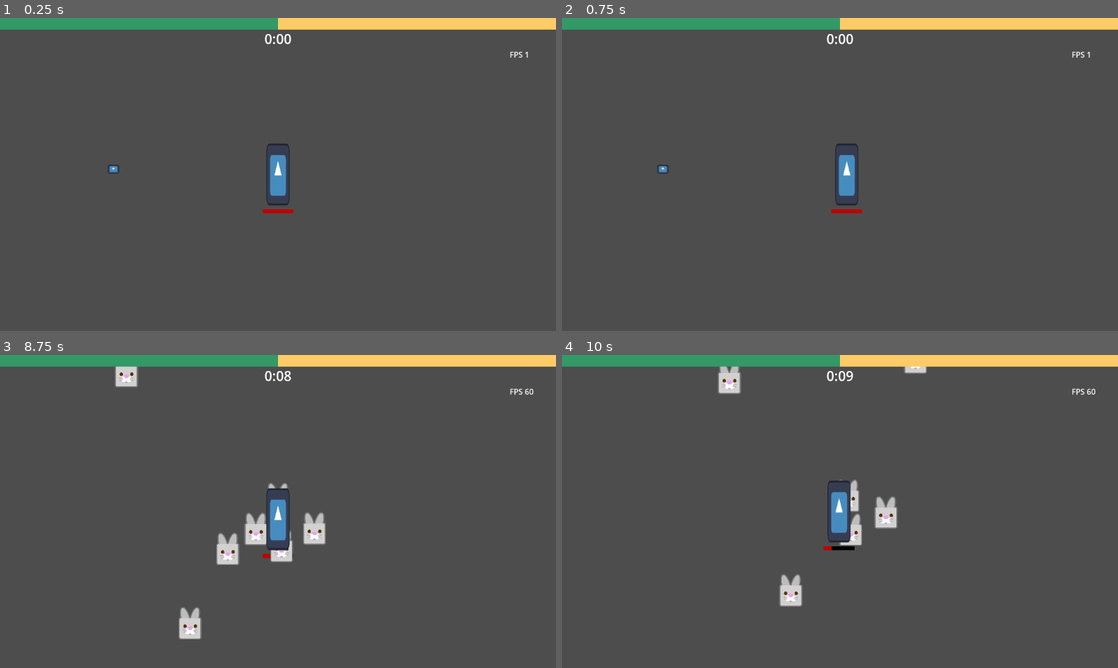
Above: before the commit, frames 1-4 (two rows, left to right).
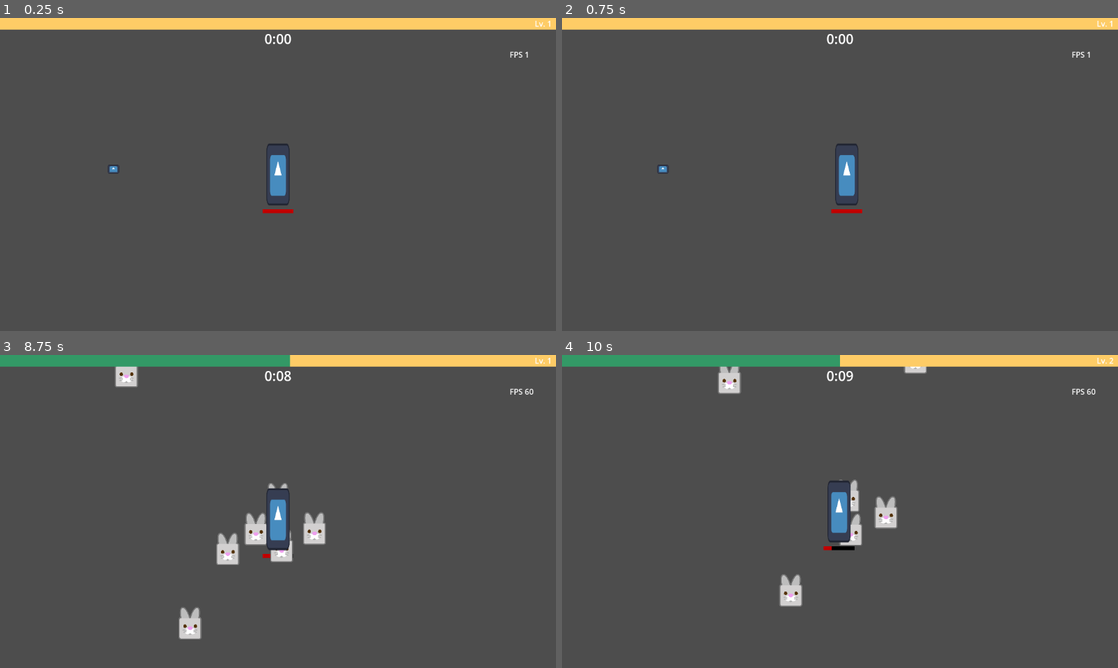
Above: after the commit, the same moments.

Repository: Boushitou/Q3_Nil_Survivor
Game: Godot game, scene res://Scenes/main_game.tscn
Two runs of this game, one before a commit and one after it. Both use one fixed random seed, a clock stepped at 60 frames per second and the inputs below. The engine's default icon, where the game draws it, is replaced by a stand-in: a white triangle on a blue panel in a dark square.
Inputs:
- Up to frame 1 (0.25 s): no input
- Up to frame 2 (0.75 s): tap Enter at 0.5 s; hold D (move_right) from 0.53 s (still down)
- Up to frame 3 (8.75 s): release D (move_right) at 1.28 s; hold S (move_down) 1.28-2.03 s; hold D (move_right) 2.03-2.78 s; hold W (move_up) 2.78-3.53 s; hold Q (move_left) 3.53-5.03 s; hold S (move_down) 5.03-5.78 s; hold D (move_right) 5.78-6.53 s; hold W (move_up) 6.53-7.28 s; hold D (move_right) 7.28-8.03 s; hold S (move_down) from 8.03 s (still down)
- Up to frame 4 (10 s): release S (move_down) at 8.78 s; hold Q (move_left) 8.78-9.5 s; click "Heart Amulet" at 9.5 s

The runs differ from the first frame. In frame 1, 1.9% of the frame differs, in the area x 0-99%, y 0-4%; in frame 2, 1.9%; in frame 3, 0.1%; in frame 4, less than 0.1%.

Commit message:
Implemented a working and smooth xp bar.

Diff:
--- a/Scenes/GameCanvas.tscn
+++ b/Scenes/GameCanvas.tscn
@@ -1,6 +1,6 @@
-[gd_scene load_steps=15 format=3 uid="uid://cjegdqifbh18b"]
+[gd_scene load_steps=16 format=3 uid="uid://cjegdqifbh18b"]
 
-[ext_resource type="Script" path="res://Scripts/FpsCounter.gd" id="1_j1xen"]
+[ext_resource type="Script" path="res://Scripts/UIs/FpsCounter.gd" id="1_j1xen"]
 [ext_resource type="Script" path="res://Scripts/Items/ItemSelector.gd" id="2_kiayn"]
 [ext_resource type="Resource" uid="uid://c4217x5uvoog0" path="res://Data/Items/Passives/0_thot_amulet.tres" id="3_jcwfr"]
 [ext_resource type="Resource" uid="uid://jd7mc3sucqv5" path="res://Data/Items/Passives/1_winged_scarab.tres" id="4_2t64w"]
@@ -13,6 +13,7 @@
 [ext_resource type="Resource" uid="uid://c7p64if204yio" path="res://Data/Items/Weapons/8_kopesh.tres" id="11_kf8p0"]
 [ext_resource type="Texture2D" uid="uid://cwok782vrw060" path="res://Assets/Square.png" id="12_l6qja"]
 [ext_resource type="Script" path="res://Scripts/Systems/TimerSurvival.gd" id="13_4ttek"]
+[ext_resource type="Script" path="res://Scripts/UIs/XpProgressBar.gd" id="13_nsfak"]
 
 [sub_resource type="CanvasTexture" id="CanvasTexture_uty8b"]
 
@@ -58,16 +59,27 @@
 offset_right = 1152.0
 offset_bottom = 64.0
 
-[node name="XpProgressBar" type="TextureProgressBar" parent="CharacterInformations"]
+[node name="XpProgressBar" type="TextureProgressBar" parent="CharacterInformations" node_paths=PackedStringArray("level_label")]
 layout_mode = 0
 offset_right = 1152.0
 offset_bottom = 24.0
+step = 0.0
 value = 50.0
 nine_patch_stretch = true
 texture_under = ExtResource("12_l6qja")
 texture_progress = ExtResource("12_l6qja")
 tint_under = Color(0.996078, 0.8, 0.4, 1)
 tint_progress = Color(0.2, 0.6, 0.4, 1)
+script = ExtResource("13_nsfak")
+level_label = NodePath("../Label")
+
+[node name="Label" type="Label" parent="CharacterInformations"]
+layout_mode = 0
+offset_left = 1080.0
+offset_right = 1143.0
+offset_bottom = 23.0
+text = "Lv. 9999"
+horizontal_alignment = 2
 
 [node name="SurvivalTimer" type="Node" parent="." node_paths=PackedStringArray("timer_label")]
 unique_name_in_owner = true
--- a/Scenes/Player.tscn
+++ b/Scenes/Player.tscn
@@ -9,7 +9,7 @@
 [ext_resource type="Script" path="res://Scripts/Systems/Health.gd" id="6_lf85x"]
 [ext_resource type="Texture2D" uid="uid://cwok782vrw060" path="res://Assets/Square.png" id="7_77ed3"]
 [ext_resource type="Script" path="res://Scripts/Items/Inventory.gd" id="7_mn01f"]
-[ext_resource type="Script" path="res://Scripts/Systems/HealthBar.gd" id="8_y1rp1"]
+[ext_resource type="Script" path="res://Scripts/UIs/HealthBar.gd" id="8_y1rp1"]
 [ext_resource type="Script" path="res://Scripts/Player/PlayerAttack.gd" id="9_4gebf"]
 [ext_resource type="Resource" uid="uid://c7p64if204yio" path="res://Data/Items/Weapons/8_kopesh.tres" id="10_3t0p2"]
 
--- /dev/null
+++ b/Scenes/XpProgressBar.gd
@@ -0,0 +1 @@
+extends "res://Scripts/UIs/XpProgressBar.gd"
--- a/Scripts/Items/ItemSelector.gd
+++ b/Scripts/Items/ItemSelector.gd
@@ -17,7 +17,7 @@
 func _ready():
 	inventory = get_tree().get_nodes_in_group("player")[0].get_node("Inventory")
 	player_stats = get_tree().get_nodes_in_group("player")[0].get_node("PlayerStats")
-	player_stats.connect("level_up_signal", make_parent_visible)
+	SignalBus.connect("level_up_signal", make_parent_visible)
 
 	total_items.append_array(passive_items)
 	total_items.append_array(weapons)
@@ -120,13 +120,14 @@
 		total_items.remove_at(index)
 
 
-func make_parent_visible():
+func make_parent_visible(_level : int, _next_xp : int, _current_xp : int):
 	get_parent().visible = true
 
 
 func make_parent_not_visible(_added_item : Items):
 	get_parent().visible = false
 	get_tree().paused = false
+	Engine.time_scale = 1.0
 
 
 func _on_visibility_changed():
--- a/Scripts/Items/Weapons/WeaponsCollision.gd
+++ b/Scripts/Items/Weapons/WeaponsCollision.gd
@@ -21,7 +21,6 @@
 
 func set_weapon(weapon_data : Items, player_stats : PlayerStats):
 	damage = weapon_data.item.get_damage(weapon_data.level - 1) * player_stats.get_stat_value("power")
-	print("damage: ", damage)
 
 
 func _on_area_entered(area):
@@ -41,4 +40,7 @@
 #this should ensure that ennemies are not in the array anymore and should not die
 #outside of weapon range (because of the pool system)
 func _on_kopesh_hidden():
+	for enemy in enemies_in_range:
+		if not enemy.is_visible():
+			enemies_in_range.erase(enemy)
 	enemies_in_range.clear()
--- a/Scripts/Player/PlayerStats.gd
+++ b/Scripts/Player/PlayerStats.gd
@@ -6,12 +6,10 @@
 
 #region leveling value
 const BASE_XP = 5
-const GROWTH_FACTOR = 1.2
+const GROWTH_FACTOR = 1.2 #1.2
 var next_xp : int = BASE_XP
 var current_xp = 0
 var level_up_queue = 0 #if the player level up too many times at once
-
-signal level_up_signal()
 #endregion
 
 # Called when the node enters the scene tree for the first time.
@@ -45,7 +43,7 @@
 	if level_up_queue < 0:
 		level_up_queue = 0
 
-	level_up_signal.emit()
+	SignalBus.level_up_signal.emit(level, next_xp, current_xp)
 
 
 func increase_stat(stat_name : String, value):
--- a/Scripts/Systems/HealthBar.gd
+++ b/Scripts/UIs/HealthBar.gd
@@ -1,19 +1,18 @@
-extends TextureProgressBar
-class_name HealthBar
+extends "res://Scripts/UIs/SmoothProgressBar.gd"
 
 @export var health : Health
-
 
 func _ready() -> void:
 	health.connect("change_health_signal", update_texture_value)
 	health.connect("health_upgrade_signal", update_texture_max_value)
 	max_value = health.total_health
-	value = max_value
+	target_value = health.total_health
+	current_value = target_value
+	value = current_value
 
 
 func update_texture_value(current_health : int):
-	value = current_health
-
+	target_value = current_health
 
 func update_texture_max_value(total_health : int):
 	max_value = total_health
--- /dev/null
+++ b/Scripts/UIs/SmoothProgressBar.gd
@@ -0,0 +1,11 @@
+extends TextureProgressBar
+class_name SmoothProgressBar
+
+var current_value : float
+var target_value : float
+
+
+func _process(delta: float) -> void:
+	if current_value != target_value:
+		current_value = Utilities.smooth_fill(current_value, target_value, 10, delta)
+		self.value = current_value
--- /dev/null
+++ b/Scripts/UIs/XpProgressBar.gd
@@ -0,0 +1,23 @@
+extends "res://Scripts/UIs/SmoothProgressBar.gd"
+class_name XpProgressBar
+
+@export var level_label : Label
+
+func _ready() -> void:
+	self.value = 0
+	self.max_value = 5
+	level_label.set_text("Lv. " + str(1))
+
+	SignalBus.connect("gain_xp", on_gain_xp)
+	SignalBus.connect("level_up_signal", on_level_up)
+
+
+func on_gain_xp(amount : int) -> void:
+	target_value += amount
+
+
+func on_level_up(level : int, next_xp : int, current_xp : int) -> void:
+	current_value = self.value
+	target_value = current_xp
+	self.max_value = next_xp
+	level_label.set_text("Lv. " + str(level))
--- a/Scripts/Utils/SignalBus.gd
+++ b/Scripts/Utils/SignalBus.gd
@@ -1,8 +1,9 @@
 #class name hides singleton ???
-#but it's fine if there is static method and variables ??
+#but it's fine if there are static methods and variables ??
 #class_name SignalBus
 
 extends Node
 
 signal gain_xp(amount : int)
 signal get_new_weapon(weapon : Weapon)
+signal level_up_signal(level : int, next_xp : int, current_xp : int)
--- a/Scripts/Utils/Utilities.gd
+++ b/Scripts/Utils/Utilities.gd
@@ -21,3 +21,12 @@
 static func ease_in(t: float) -> float:
 	t = clamp(t, 0.0, 1.0)
 	return pow(t, 3)
+
+
+static func smooth_fill(value: float, target: float, speed: float, delta: float) -> float:
+	if (value < target):
+		value += (target - value) * speed * delta
+	elif (value > target):
+		value -= (value - target) * speed * delta
+
+	return value
Renamed: Scripts/FpsCounter.gd -> Scripts/UIs/FpsCounter.gd
